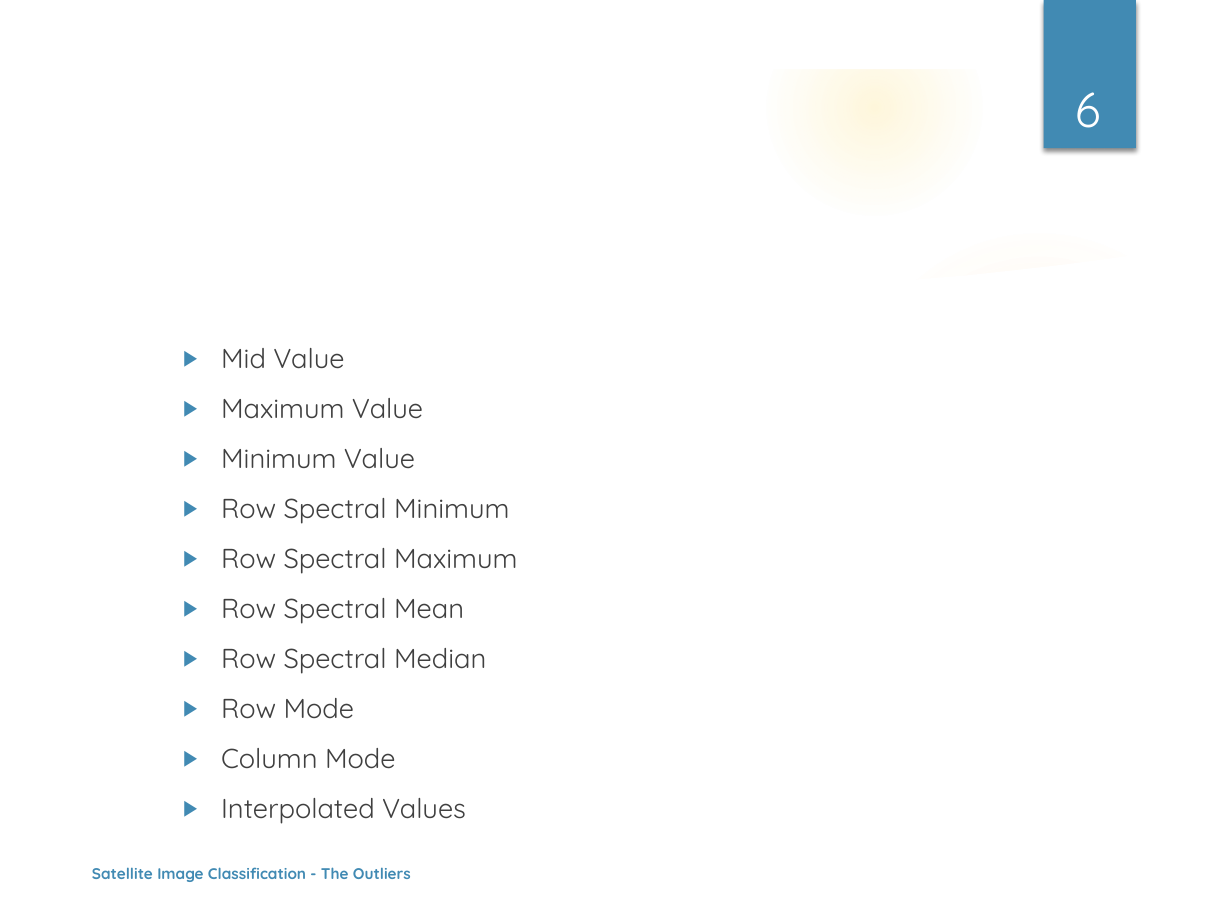
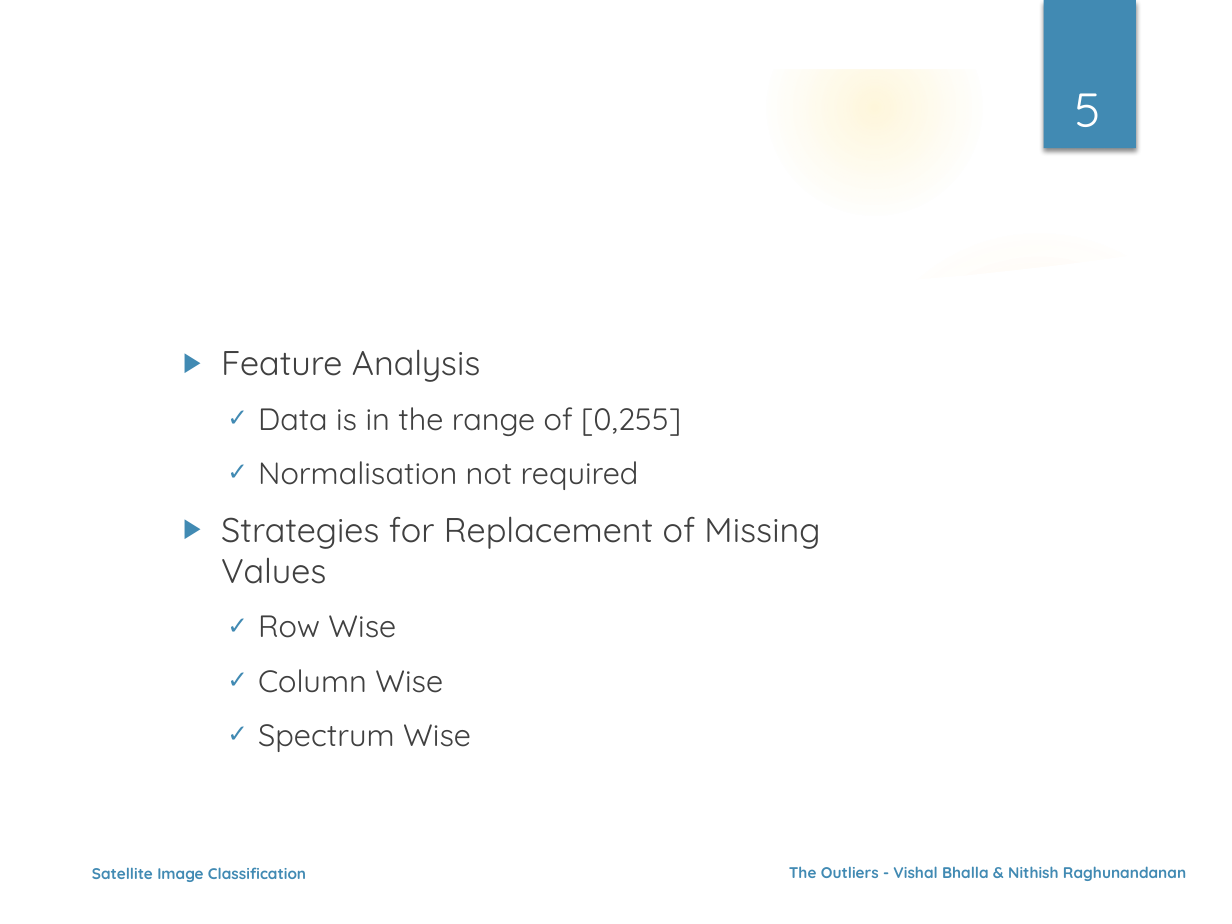
Before and after one commit to nehgu/Anomaly-Detection, a slide deck: slide 5 of Challenges/Satellite Image Data Set - Challenge 2/Ppt - Satellite Image Dataset Classification Challenge-2.pptx (slide 6 before the commit). Drawn at 1232x924 pixels with LibreOffice and Linux fonts; fonts in the diff are those of the drawing; background and template pictures are left out. Boxes give left, top, right and bottom in pixels: in the first picture for what was removed or moved away, otherwise in the second. Text is boxed around its words. In the diff, an @@ line names an element or a change of style, - is before the commit and + after.

```diff
--- a/Challenges/Satellite Image Data Set - Challenge 2/Ppt - Satellite Image Dataset Classification Challenge-2.pptx
+++ b/Challenges/Satellite Image Data Set - Challenge 2/Ppt - Satellite Image Dataset Classification Challenge-2.pptx
@@ page number at (1075, 93, 1101, 127): text changed @@
-6
+5
@@ text at (221, 349, 820, 752): text changed; size 16 to 18 pt @@
-  ▶ Mid Value
-  ▶ Maximum Value
-  ▶ Minimum Value
-  ▶ Row Spectral Minimum
-  ▶ Row Spectral Maximum
-  ▶ Row Spectral Mean
-  ▶ Row Spectral Median
-  ▶ Row Mode
-  ▶ Column Mode
-  ▶ Interpolated Values
+  ▶ Feature Analysis
+    ✓ Data is in the range of [0,255]
+    ✓ Normalisation not required
+  ▶ Strategies for Replacement of Missing Values
+    ✓ Row Wise
+    ✓ Column Wise
+    ✓ Spectrum Wise
@@ title at (258, 408, 328, 431): text changed @@
-Data Pre-processing(3)
+Data Pre-processing(2)
@@ text at (92, 867, 306, 882): text changed @@
-Satellite Image Classification - The Outliers
+Satellite Image Classification
@@ text added at (789, 866, 1186, 881), 9 pt, text #418AB3, bold @@
+The Outliers - Vishal Bhalla & Nithish Raghunandanan
```
Also in this commit, not shown: 11 other slides changed, 1 slide added, 1 other file.
